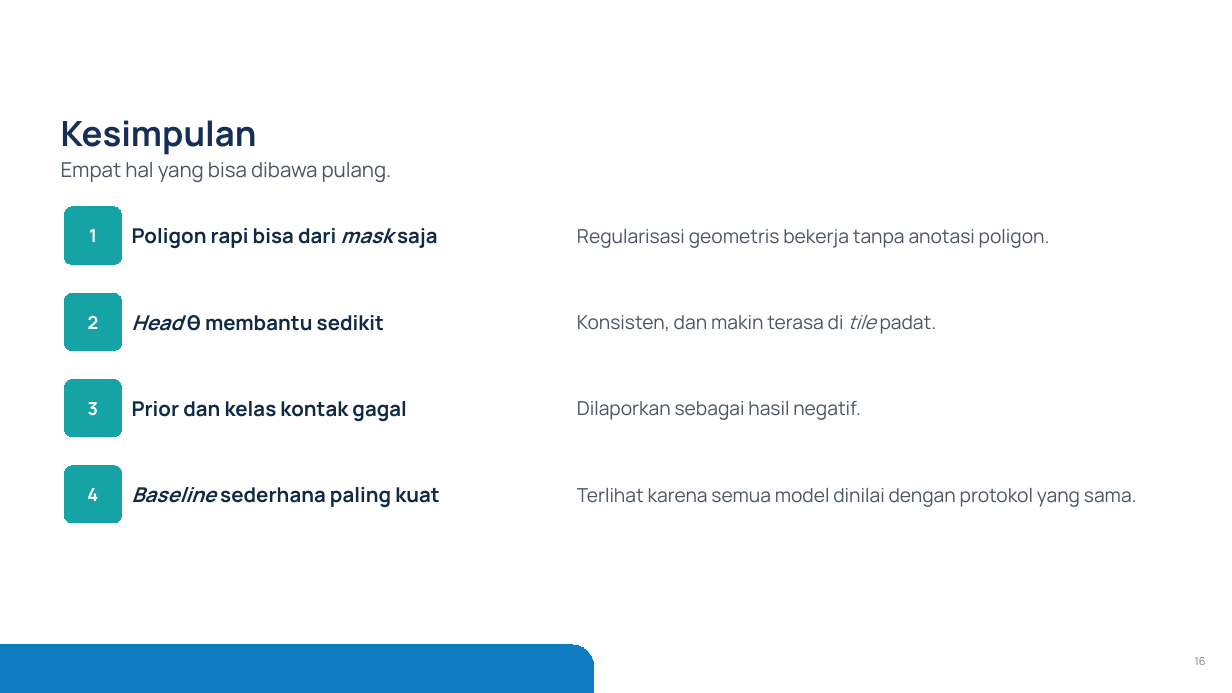
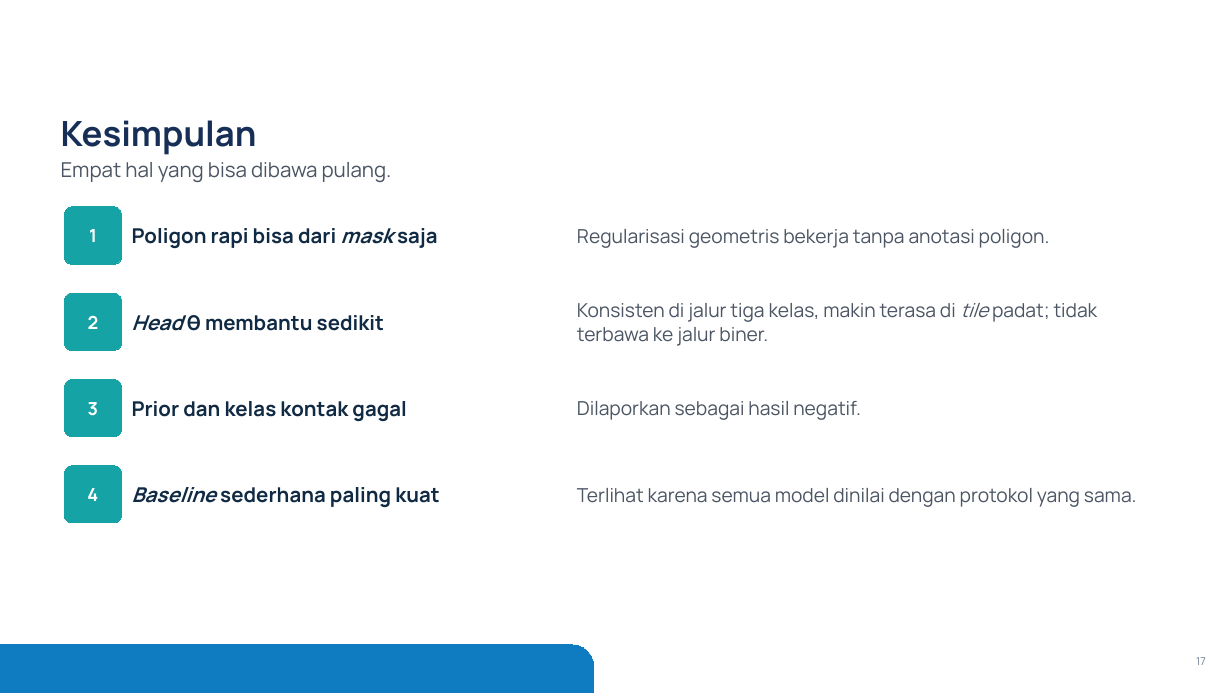
Before and after one commit to mahathirmuh/building-footprint-extraction, a slide deck: slide 17 of slides/densepoly.pptx (slide 16 before the commit). Drawn at 1232x693 pixels with LibreOffice and Linux fonts; fonts in the diff are those of the drawing; background and template pictures are left out. Boxes give left, top, right and bottom in pixels: in the first picture for what was removed or moved away, otherwise in the second. Text is boxed around its words. In the diff, an @@ line names an element or a change of style, - is before the commit and + after.

Commit message:
Report the B3θ result in the paper and the slides as an exploratory finding
New table binary_theta (B3m → B3θ′ → B3θ, dense stratum) and its number macros come from the
n1_binary record; the ablation and cost tables gain the two rows. The text says that the rule
is not met, that guidance by the head θ still helps, and that training with the head lowers the
mask quality of the binary model. The claims N1-N3 and the FULL final are unchanged.
The deck has one more slide (19).

```diff
--- a/slides/densepoly.pptx
+++ b/slides/densepoly.pptx
@@ text at [577,303,1098,346]: text changed @@
-Konsisten, dan makin terasa di tile padat.
+Konsisten di jalur tiga kelas, makin terasa di tile padat; tidak terbawa ke jalur biner.
@@ page number at [1196,657,1206,665]: text changed @@
-16
+17
```
Also in this commit, not shown: 1 other slide changed, 1 slide added, 11 other files.
